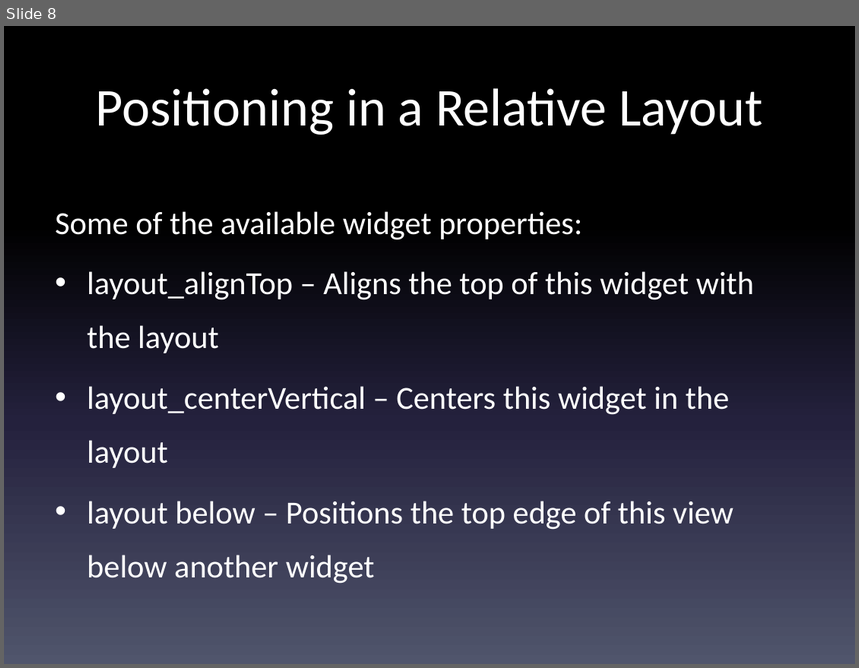
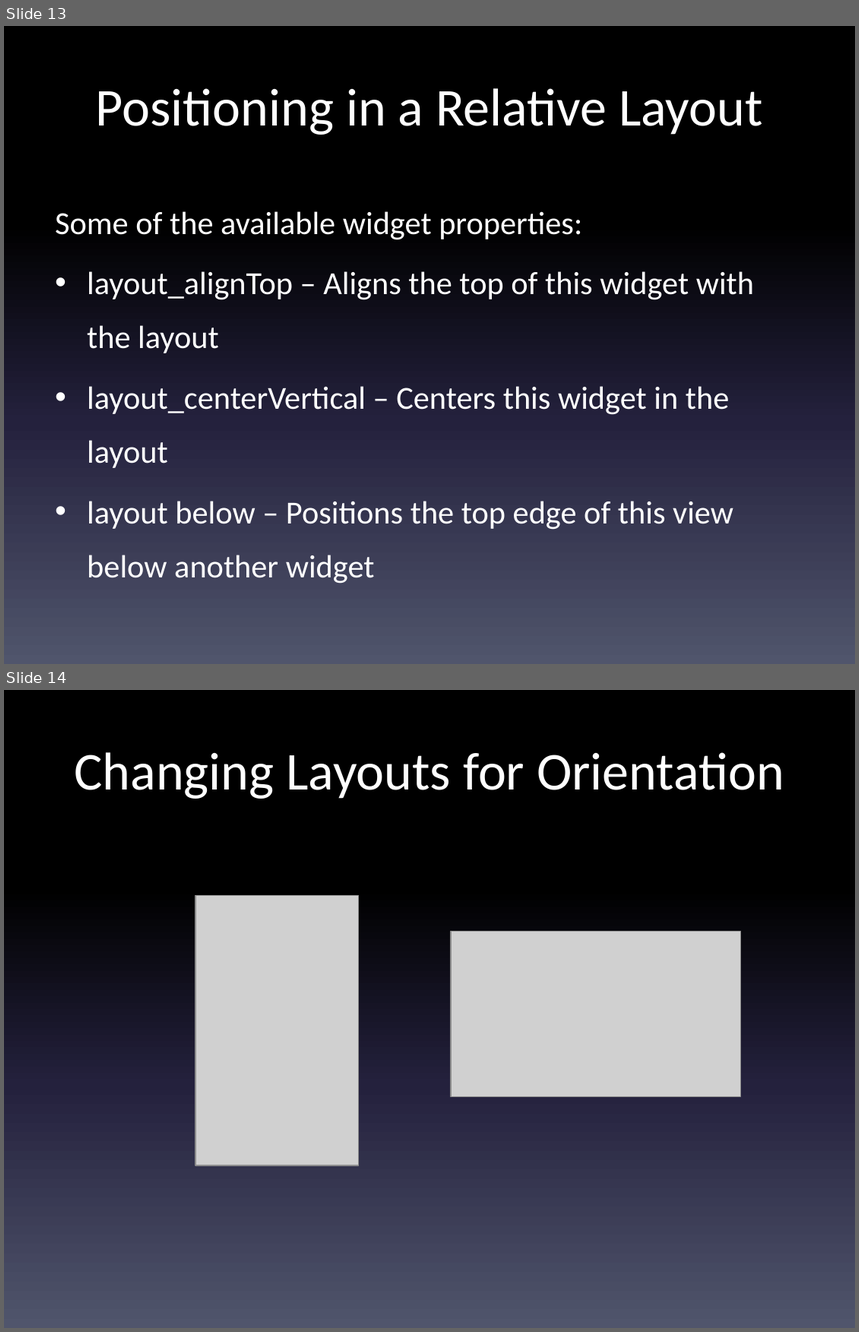
Before and after one commit to LCC-CIT/CS235AM-CourseMaterials, a slide deck: Notes and Slides/Wk5Day1-UI Layouts.pptx. Shown one above the other, each under a label of ours: slide 8 before the commit, slides 13 and 14 after it. The pictures are 859x668 and 859x1332 pixels, drawn with LibreOffice and Linux fonts; fonts in the diff are those of the drawing; grey boxes stand for pictures. Boxes give left, top, right and bottom in pixels: in the first picture for what was removed or moved away, otherwise in the second. Text is boxed around its words. In the diff, an @@ line names an element or a change of style, - is before the commit and + after.

```diff
--- a/Notes and Slides/Wk5Day1-UI Layouts.pptx
+++ b/Notes and Slides/Wk5Day1-UI Layouts.pptx
@@ slide 14 added at box(4, 690, 855, 1328), background gradient #000000 to #24213E to #51566D @@
@@ title added at box(75, 752, 785, 799), 45 pt, text #FFFFFF @@
+Changing Layouts for Orientation
@@ picture added at box(195, 895, 358, 1166) @@
@@ picture added at box(451, 931, 740, 1097) @@
@@ what was slide 8 is now slide 13 @@
```
Also in this commit, not shown: 2 slides changed, 6 other slides added.
